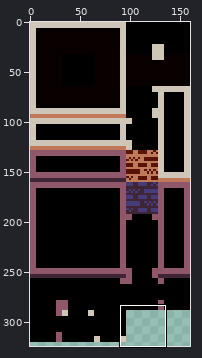
File history of a sprite sheet, HauntedLight/assets/tilesheet/wall.png. The first picture is a wide view before the edit; the outline marks the close-up.
Close-up. The starting point:
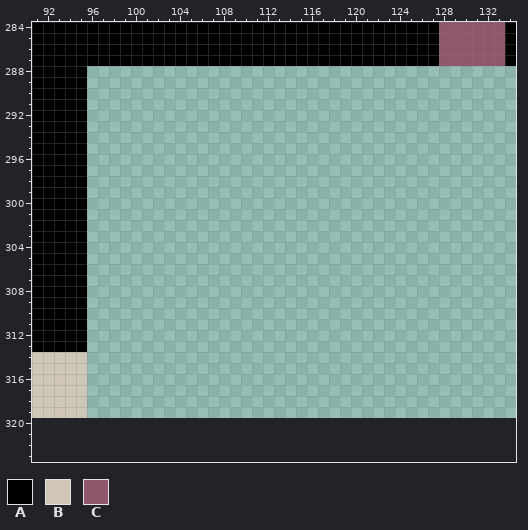
The file is 160x320 pixels. Shown: x 91..134, y 284..323. The old version is drawn lined up with the new one, on the new canvas. The wide view leaves out empty margins.
Palette (. is transparent): A #000000  B #cfc6b8  C #90566c
Pixels before, first column x 91:
284 AAAAAAAAAAAAAAAAAAAAAAAAAAAAAAAAAAAAACCCCCCA
285 AAAAAAAAAAAAAAAAAAAAAAAAAAAAAAAAAAAAACCCCCCA
286 AAAAAAAAAAAAAAAAAAAAAAAAAAAAAAAAAAAAACCCCCCA
287 AAAAAAAAAAAAAAAAAAAAAAAAAAAAAAAAAAAAACCCCCCA
288 AAAAA.......................................
289 AAAAA.......................................
290 AAAAA.......................................
291 AAAAA.......................................
292 AAAAA.......................................
293 AAAAA.......................................
294 AAAAA.......................................
295 AAAAA.......................................
296 AAAAA.......................................
297 AAAAA.......................................
298 AAAAA.......................................
299 AAAAA.......................................
300 AAAAA.......................................
301 AAAAA.......................................
302 AAAAA.......................................
303 AAAAA.......................................
304 AAAAA.......................................
305 AAAAA.......................................
306 AAAAA.......................................
307 AAAAA.......................................
308 AAAAA.......................................
309 AAAAA.......................................
310 AAAAA.......................................
311 AAAAA.......................................
312 AAAAA.......................................
313 AAAAA.......................................
314 BBBBB.......................................
315 BBBBB.......................................
316 BBBBB.......................................
317 BBBBB.......................................
318 BBBBB.......................................
319 BBBBB.......................................
After the commit:
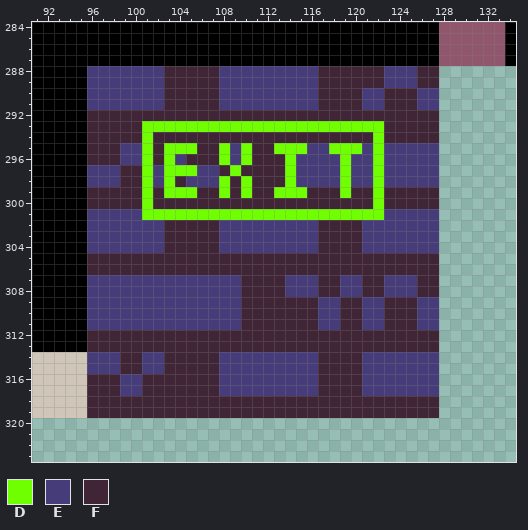
Colours new in this view: D #6fff00  E #463c79  F #402536
Changes in this commit:
canvas 160x320 -> 160x960
Changed rows in their new state; - is an unchanged pixel.
first column x 96:
288 EEEEEEEFFFFFEEEEEEEEEFFFFFFEEEFF
289 EEEEEEEFFFFFEEEEEEEEEFFFFFFEEEFF
290 EEEEEEEFFFFFEEEEEEEEEFFFFEEFFFEE
291 EEEEEEEFFFFFEEEEEEEEEFFFFEEFFFEE
292 FFFFFFFFFFFFFFFFFFFFFFFFFFFFFFFF
293 FFFFFDDDDDDDDDDDDDDDDDDDDDDFFFFF
294 FFFFFDFFFFFFFFFFFFFFFFFFFFDFFFFF
295 FFFEEDFDDDFFDEDFFDDDEEDDDEDEEEEE
296 FFFEEDFDEFFFDEDFFFDEEEEDEEDEEEEE
297 EEEFFDEDDDEEFDFFFFDEEEEDEEDEEEEE
298 EEEFFDEDFEEEDFDFFFDEEEEDEEDEEEEE
299 FFFFFDFDDDFFDFDFFDDDFFFDFFDFFFFF
300 FFFFFDFFFFFFFFFFFFFFFFFFFFDFFFFF
301 EEEEEDDDDDDDDDDDDDDDDDDDDDDEEEEE
302 EEEEEEEFFFFFEEEEEEEEEFFFFEEEEEEE
303 EEEEEEEFFFFFEEEEEEEEEFFFFEEEEEEE
304 EEEEEEEFFFFFEEEEEEEEEFFFFEEEEEEE
305 FFFFFFFFFFFFFFFFFFFFFFFFFFFFFFFF
306 FFFFFFFFFFFFFFFFFFFFFFFFFFFFFFFF
307 EEEEEEEEEEEEEEFFFFEEEFFEEFFEEEFF
308 EEEEEEEEEEEEEEFFFFEEEFFEEFFEEEFF
309 EEEEEEEEEEEEEEFFFFFFFEEFFEEFFFEE
310 EEEEEEEEEEEEEEFFFFFFFEEFFEEFFFEE
311 EEEEEEEEEEEEEEFFFFFFFEEFFEEFFFEE
312 FFFFFFFFFFFFFFFFFFFFFFFFFFFFFFFF
313 FFFFFFFFFFFFFFFFFFFFFFFFFFFFFFFF
314 EEEFFEEFFFFFEEEEEEEEEFFFFEEEEEEE
315 EEEFFEEFFFFFEEEEEEEEEFFFFEEEEEEE
316 FFFEEFFFFFFFEEEEEEEEEFFFFEEEEEEE
317 FFFEEFFFFFFFEEEEEEEEEFFFFEEEEEEE
318 FFFFFFFFFFFFFFFFFFFFFFFFFFFFFFFF
319 FFFFFFFFFFFFFFFFFFFFFFFFFFFFFFFF
Pixel boxes of the changes (left, top, right, bottom) in both close-ups:
added: (87, 66, 439, 418)
